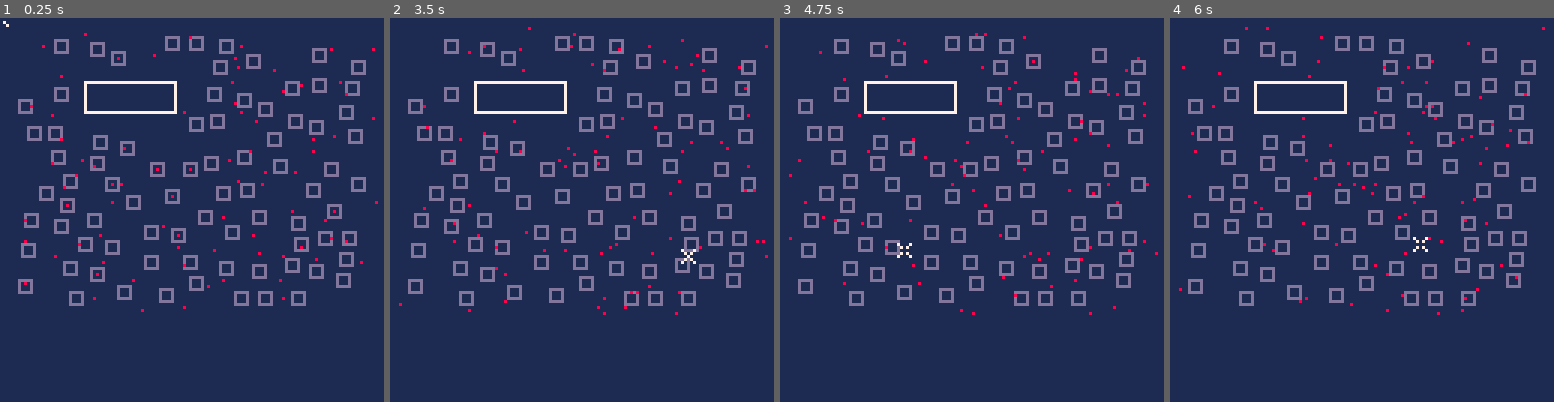
Above: before the commit, frames 1-4 (left to right).
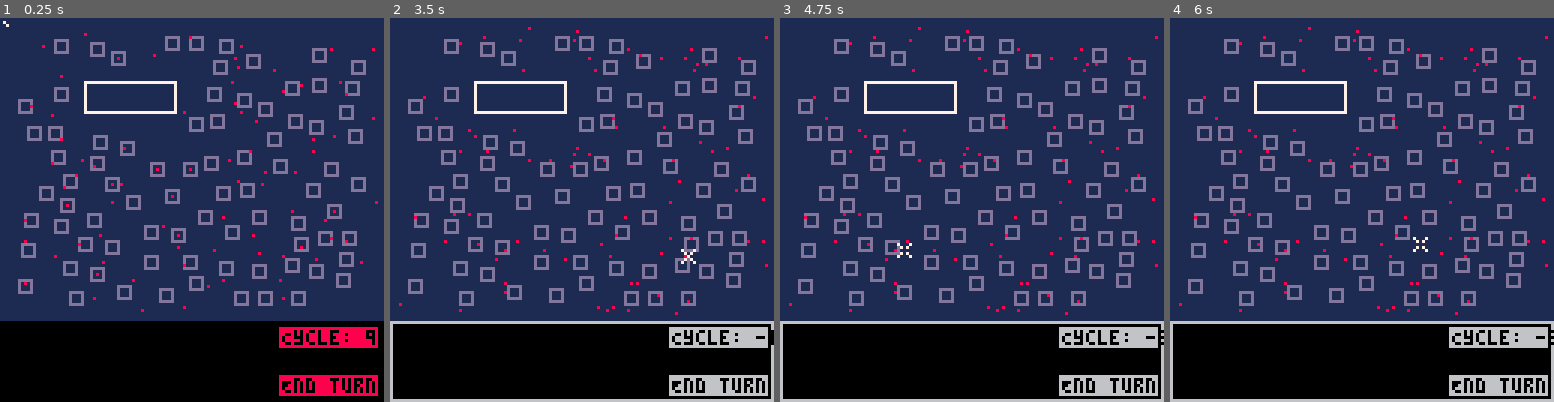
Above: after the commit, the same moments.

Repository: vholmer/capture-and-trace
Game: PICO-8 cartridge code.p8
Same seed, same stepped clock (60 frames per second), same inputs: the game is played once before the commit and once after it.
Inputs (mouse positions are in pixels of both pictures, inside the frame that each line leads up to):
- Up to frame 1 (0.25 s): no input
- Up to frame 2 (3.5 s): click (670, 121) at 0.67 s; click (436, 267) at 1.22 s; click (497, 114) at 1.77 s; click (562, 259) at 2.32 s; click (624, 106) at 2.87 s; click (685, 256) at 3.42 s
- Up to frame 3 (4.75 s): click (841, 102) at 3.97 s; click (902, 248) at 4.52 s
- Up to frame 4 (6 s): click (1354, 94) at 5.07 s; click (1419, 244) at 5.62 s

The runs differ from the first frame. In frame 1, 21% of the frame differs, in the area x 0-100%, y 78-100%; in frame 2, 22%; in frame 3, 22%, in the area x 0-100%, y 2-100%; in frame 4, 22%.

Commit message:
turns basic functionality

Diff:
--- a/code.p8
+++ b/code.p8
@@ -15,6 +15,8 @@
 hit_distance = 3
 home_size = 4
 home_radius = home_size \ 2
+time_cycle = 100
+in_cycle = true
 
 function _init()
 	local n = 100
@@ -25,18 +27,87 @@
 end
 
 function _update()
-	foreach(agents, act)
-	user_input()
+	if time_cycle <= 0 then
+		in_cycle = false
+	end
+	if in_cycle then
+		foreach(agents, act)
+	else
+		user_input()
+	end
+	time_cycle -= 1
 end
 
 function _draw()
 	cls(1)
+	rectfill(0, 101, 127, 127, 0)
+	if not in_cycle then
+		rect(0, 101, 127, 127, 6)
+	end
 	foreach(agents, draw_home)
 	foreach(agents, draw_agent)
 	draw_hall()
+	draw_buttons()
+	draw_cycle()
 	draw_mouse()
 	--print("CPU: " .. stat(1), 0, 0, 7)
 	--print("MEM: " .. stat(0), 0, 6, 7)
+end
+
+function draw_cycle()
+	cycle_top_right_x = 125
+	cycle_top_right_y = 103
+	cycle_bot_left_x = cycle_top_right_x - 32
+	cycle_bot_left_y = cycle_top_right_y + 6
+
+	if in_cycle then
+		color = 8
+	else
+		color = 6
+	end
+
+	rectfill(
+		cycle_top_right_x,
+		cycle_top_right_y,
+		cycle_bot_left_x,
+		cycle_bot_left_y,
+		color
+	)
+
+	print(
+		"Cycle: " .. time_cycle \ 10,
+		cycle_top_right_x - 31,
+		cycle_top_right_y + 1,
+		0
+	)
+end
+
+function draw_buttons()
+	end_turn_bot_right_y = 125 -- 109
+	end_turn_bot_right_x = 125 -- 34
+	end_turn_top_left_x = end_turn_bot_right_x - 32
+	end_turn_top_left_y = end_turn_bot_right_y - 6
+
+	if in_cycle then
+		color = 8
+	else
+		color = 6
+	end
+
+	rectfill(
+		end_turn_top_left_x,
+		end_turn_top_left_y,
+		end_turn_bot_right_x,
+		end_turn_bot_right_y,
+		color
+	)
+
+	print(
+		"End turn",
+		end_turn_top_left_x + 1,
+		end_turn_top_left_y + 1,
+		0
+	)
 end
 
 function draw_hall()
@@ -113,28 +184,17 @@
 function user_input()
 	local mouse_x = stat(32)
 	local mouse_y = stat(33)
-	--if stat(34) == 1 then
-	--	for i = 0, hit_distance do
-	--		for j = 0, hit_distance do
-	--			if matrix[mouse_x-i][mouse_y-j] == 1 then
-	--				hit = true
-	--				goto hit_break
-	--			end
-	--		end
-	--	end
-	--	::hit_break::
-	--	if hit then
-	--		for agent in all(agents) do
-	--			if 		abs(agent.x - mouse_x) <= hit_distance
-	--				and abs(agent.y - mouse_y) <= hit_distance
-	--			then
-	--				del(agents, agent)
-	--				matrix[agent.x][agent.y] = 0
-	--				break
-	--			end
-	--		end
-	--	end
-	--end
+
+	if stat(34) == 1 then
+		if 		mouse_x >= end_turn_top_left_x
+			and mouse_x <= end_turn_bot_right_x
+			and mouse_y >= end_turn_top_left_y
+			and mouse_y <= end_turn_bot_right_y
+		then
+			in_cycle = true
+			time_cycle = 100
+		end
+	end
 end
 
 function make_world()
